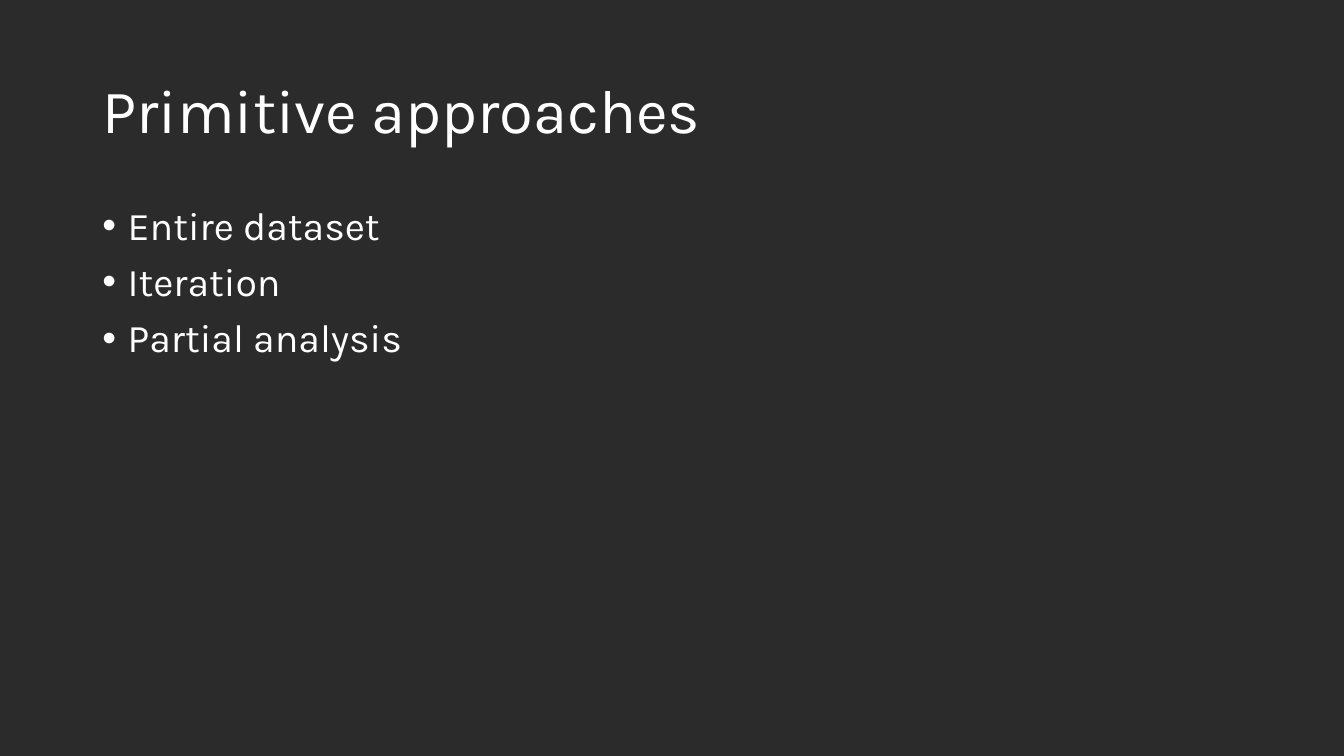
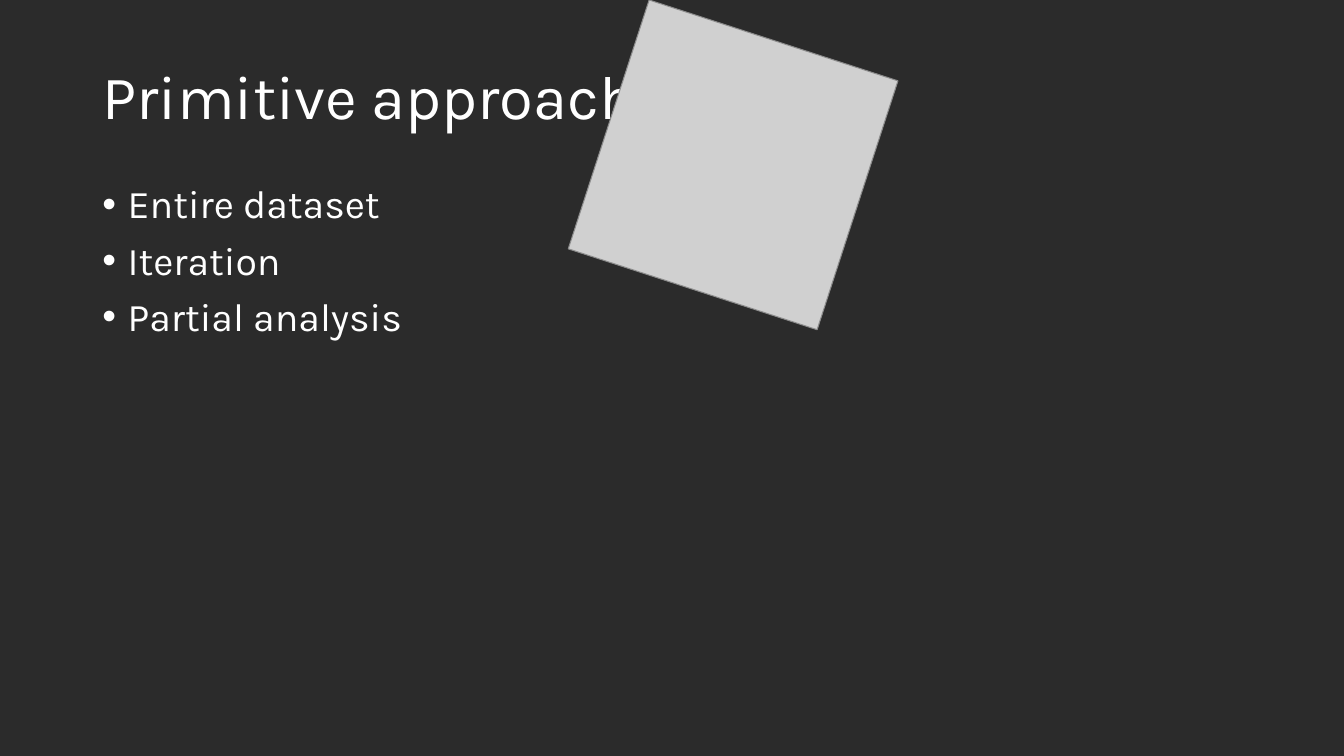
Before and after one commit to us-ja/GWAS_Internship_2025, a slide deck: slide 9 of Presentation/End_of_internship.pptx. Drawn at 1344x756 pixels with LibreOffice and Linux fonts; fonts in the diff are those of the drawing; grey boxes stand for pictures; background and template pictures are left out; a plain dark background stands for a picture behind light text. Boxes give left, top, right and bottom in pixels: in the first picture for what was removed or moved away, otherwise in the second. Text is boxed around its words. In the diff, an @@ line names an element or a change of style, - is before the commit and + after.

```diff
--- a/Presentation/End_of_internship.pptx
+++ b/Presentation/End_of_internship.pptx
@@ title "Primitive approaches" rewrapped from [102, 90, 700, 148] to [102, 64, 700, 134] @@
@@ picture added at [569, 0, 899, 331] @@
@@ text "Entire dataset": place and size @@
-text "Entire dataset" at [128, 213, 402, 362]
+text "Entire dataset" at [128, 191, 402, 341]
```
Also in this commit, not shown: 2 other slides changed, 1 slide added.
